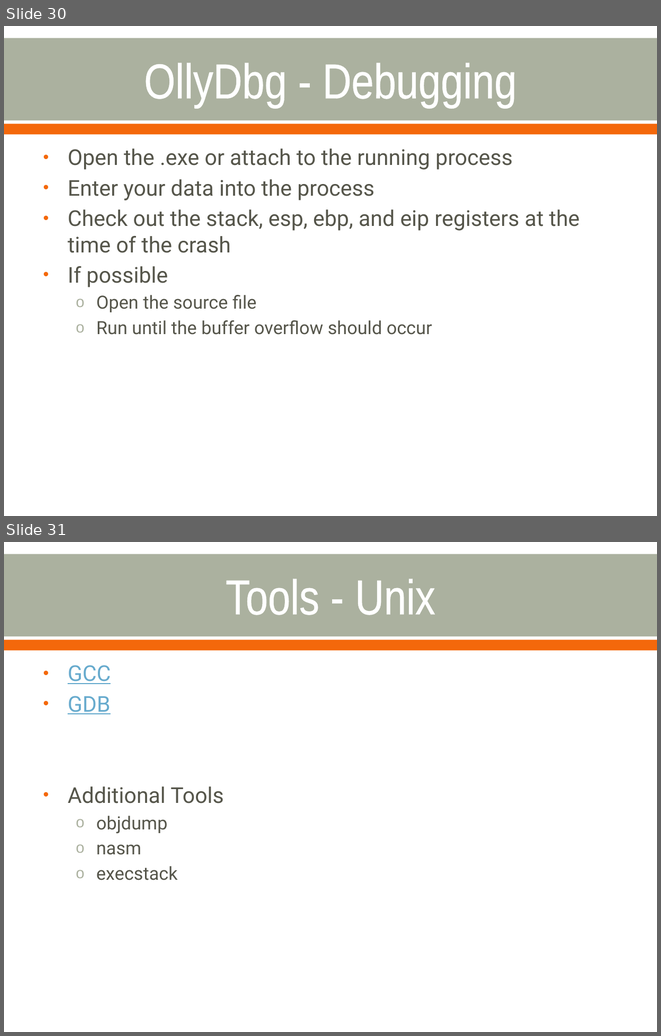
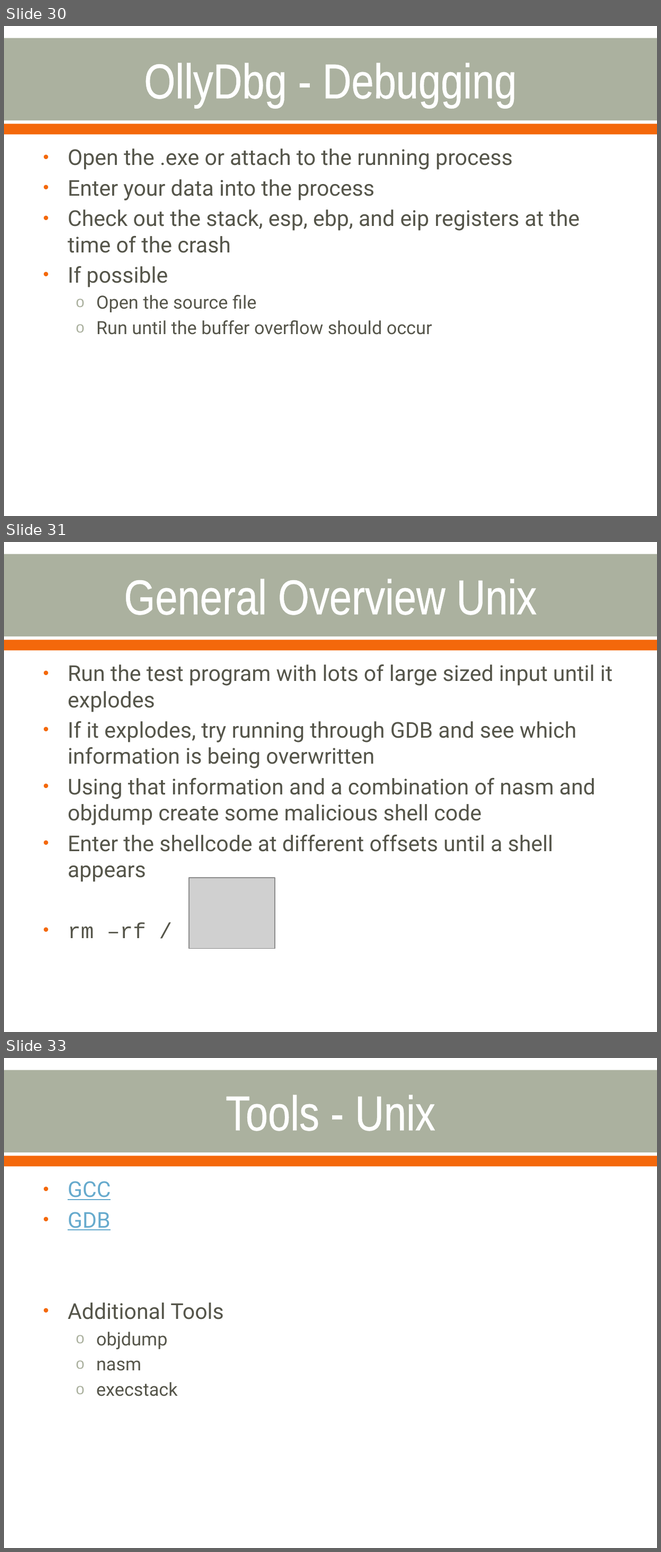
Before and after one commit to cornwe19/cse825, a slide deck: Buffer Overflow Attacks.pptx. Shown one above the other, each under a label of ours: slides 30 and 31 before the commit, slides 30, 31 and 33 after it; the slides between them are not shown. The pictures are 661x1036 and 661x1552 pixels, drawn with LibreOffice and Linux fonts; fonts in the diff are those of the drawing; grey boxes stand for pictures. Boxes give left, top, right and bottom in pixels: in the first picture for what was removed or moved away, otherwise in the second. Text is boxed around its words. In the diff, an @@ line names an element or a change of style, - is before the commit and + after.

```diff
--- a/Buffer Overflow Attacks.pptx
+++ b/Buffer Overflow Attacks.pptx
@@ slide 31 added at (4, 542, 657, 1032), background #FFFFFF; not listed: 2 template elements that a slide beside it also shows @@
@@ title added at (124, 579, 537, 615), 54 pt, text #FFFFFF @@
+General Overview Unix
@@ text added at (68, 664, 612, 938), 24 pt, text #55554A @@
+• Run the test program with lots of large sized input until it explodes
+• If it explodes, try running through GDB and see which information is being overwritten
+• Using that information and a combination of nasm and objdump create some malicious shell code
+• Enter the shellcode at different offsets until a shell appears
+• rm –rf /
@@ picture added at (189, 877, 274, 948) @@
@@ what was slide 31 is now slide 33 @@
```
Also in this commit, not shown: 2 slides changed, 2 other slides added.
